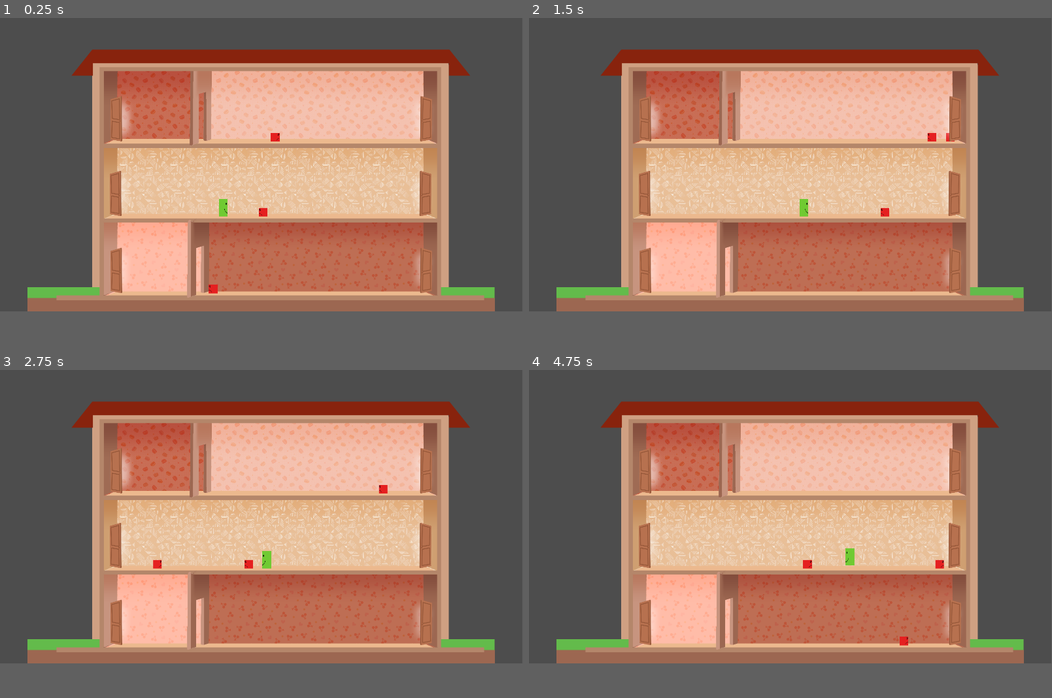
Above: before the commit, frames 1-4 (two rows, left to right).
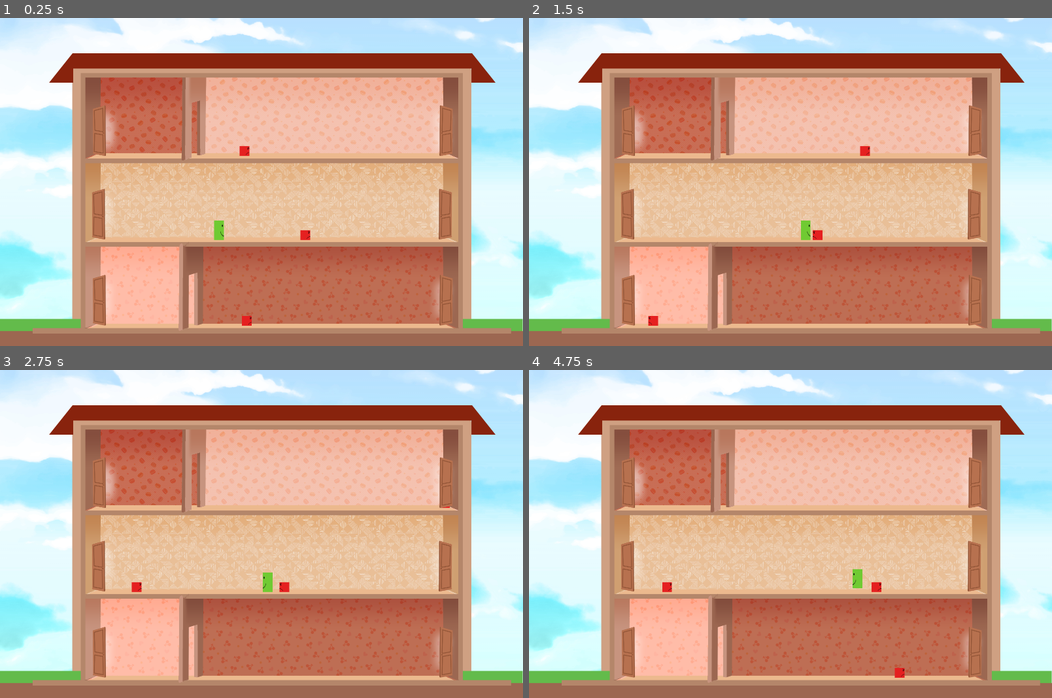
Above: after the commit, the same moments.

Repository: dustingarner/MiniJam163
Game: Godot game, scene res://Scenes/House.tscn
Two runs of this game, one before a commit and one after it. Both use one fixed random seed, a clock stepped at 60 frames per second and the inputs below. The project has no main scene, so this scene is started directly.
Inputs (mouse positions are in pixels of both pictures, inside the frame that each line leads up to):
- Up to frame 1 (0.25 s): no input
- Up to frame 2 (1.5 s): move the mouse to (753, 211) at 0.52 s; hold Right (right) from 0.53 s (still down); click (753, 211) at 0.67 s; tap Space (jump) at 0.77 s; move the mouse to (921, 136) at 1.27 s; click (921, 136) at 1.42 s
- Up to frame 3 (2.75 s): tap Space (jump) at 1.52 s; move the mouse to (282, 563) at 2.02 s; release Right (right) at 2.03 s; hold Left (left) from 2.03 s (still down); click (282, 563) at 2.17 s
- Up to frame 4 (4.75 s): move the mouse to (764, 576) at 2.77 s; release Left (left) at 2.78 s; hold Right (right) 2.78-4.28 s; click (764, 576) at 2.92 s; tap Space (jump) at 3.02, 3.77, 4.52 s; move the mouse to (947, 560) at 3.52 s; move the mouse to (633, 471) at 4.27 s; hold Left (left) from 4.28 s (still down)
In our replay, the window is 799x449 before the commit and 800x502 after it. These sizes can differ from the game's own. Grey fills any space a smaller window leaves; there, only what the larger window draws over its background counts as a difference.

The runs differ from the first frame. In frame 1, 69% of the frame differs, in the area x 0-100%, y 0-97%; in frame 2, 69%; in frame 3, 69%; in frame 4, 69%.

Commit message:
Implemented food coma

Diff:
--- a/Entities/Child.gd
+++ b/Entities/Child.gd
@@ -1,7 +1,7 @@
 extends CharacterBody2D
 class_name Child
 
-enum States {IDLE = 0, WALKING, RUNNING}
+enum States {IDLE = 0, WALKING, RUNNING, FOOD_COMA}
 
 @export var WALK_SPEED:= 500
 @export var RUN_SPEED:= 800
@@ -20,6 +20,7 @@
 var prev_state: int = 0
 var current_state: int = 0
 var move_adjustment: float
+var number_cookies:= 0
 
 func _ready():
 	collision_layer = Collision.CHILDREN
@@ -34,7 +35,7 @@
 	receive_radius.mouse_exited.connect(func(): toggle_clickable(false))
 	receive_radius.send_toggle.connect(toggle_reception)
 	turn_around_indicator.area_entered.connect(func(area): move_direction *= -1)
-	start_moving(States.WALKING)
+	start_idle()
 
 func change_state(new_state: int):
 	prev_state = current_state
@@ -56,6 +57,9 @@
 	can_click = false
 	can_receive = false
 	start_moving(States.RUNNING)
+	number_cookies += 1
+	if number_cookies > 3:
+		change_state(States.FOOD_COMA)
 
 func start_moving(new_state: int):
 	randomize()
@@ -86,6 +90,8 @@
 	receive_cookie()
 
 func _physics_process(delta):
+	if current_state == States.FOOD_COMA:
+		return
 	apply_horizontal(delta)
 	if current_state == States.IDLE:
 		wait_timer += delta
--- a/Scenes/House.tscn
+++ b/Scenes/House.tscn
@@ -1,8 +1,9 @@
-[gd_scene load_steps=15 format=3 uid="uid://bvinkmovoh8wi"]
+[gd_scene load_steps=16 format=3 uid="uid://bvinkmovoh8wi"]
 
 [ext_resource type="Script" path="res://Scenes/House.gd" id="1_10868"]
 [ext_resource type="Texture2D" uid="uid://cog1cs2rs2uyg" path="res://Assets/Exported Art Assets/House.png" id="1_etrm6"]
 [ext_resource type="Script" path="res://Scenes/Floor.gd" id="1_wccg7"]
+[ext_resource type="Texture2D" uid="uid://cwsfucvm1yxy6" path="res://Assets/Exported Art Assets/Blue Sky.jpg" id="2_0y24p"]
 [ext_resource type="PackedScene" uid="uid://du64xn58fpcg7" path="res://Entities/Grandma.tscn" id="2_p0sr7"]
 [ext_resource type="PackedScene" uid="uid://ps4cxwre5kc8" path="res://Entities/Child.tscn" id="3_3rqlv"]
 [ext_resource type="Script" path="res://Entities/Teleporter/TeleporterControl.gd" id="3_a7qii"]
@@ -28,13 +29,18 @@
 [node name="House" type="Node2D"]
 script = ExtResource("1_10868")
 
+[node name="Sky" type="Sprite2D" parent="."]
+position = Vector2(859, 540)
+scale = Vector2(0.402, 0.402)
+texture = ExtResource("2_0y24p")
+
 [node name="HouseBackground" type="Sprite2D" parent="."]
-position = Vector2(960, 540)
+position = Vector2(859, 540)
 scale = Vector2(0.401982, 0.401982)
 texture = ExtResource("1_etrm6")
 
 [node name="Floor1" type="StaticBody2D" parent="."]
-position = Vector2(0, 1034)
+position = Vector2(-101, 1034)
 collision_layer = 4
 collision_mask = 3
 script = ExtResource("1_wccg7")
@@ -44,7 +50,7 @@
 shape = SubResource("RectangleShape2D_tj4fa")
 
 [node name="Floor2" type="StaticBody2D" parent="."]
-position = Vector2(0, 749)
+position = Vector2(-101, 749)
 script = ExtResource("1_wccg7")
 
 [node name="CollisionShape2D" type="CollisionShape2D" parent="Floor2"]
@@ -52,7 +58,7 @@
 shape = SubResource("RectangleShape2D_tj4fa")
 
 [node name="Floor3" type="StaticBody2D" parent="."]
-position = Vector2(0, 464)
+position = Vector2(-101, 464)
 script = ExtResource("1_wccg7")
 
 [node name="CollisionShape2D" type="CollisionShape2D" parent="Floor3"]
@@ -60,7 +66,7 @@
 shape = SubResource("RectangleShape2D_tj4fa")
 
 [node name="Wall1" type="StaticBody2D" parent="."]
-position = Vector2(366, 638)
+position = Vector2(265, 638)
 rotation = 1.5708
 collision_layer = 4
 collision_mask = 3
@@ -71,7 +77,7 @@
 shape = SubResource("RectangleShape2D_tj4fa")
 
 [node name="Wall2" type="StaticBody2D" parent="."]
-position = Vector2(1633, 670)
+position = Vector2(1532, 670)
 rotation = 1.5708
 collision_layer = 4
 collision_mask = 3
@@ -82,7 +88,7 @@
 shape = SubResource("RectangleShape2D_02c4x")
 
 [node name="Wall3" type="StaticBody2D" parent="."]
-position = Vector2(1648, 669)
+position = Vector2(1547, 669)
 rotation = 1.5708
 collision_layer = 4
 collision_mask = 3
@@ -93,7 +99,7 @@
 shape = SubResource("RectangleShape2D_18680")
 
 [node name="TurnAround" type="Area2D" parent="."]
-position = Vector2(401, 387)
+position = Vector2(300, 387)
 script = ExtResource("4_wh21w")
 
 [node name="CollisionShape2D" type="CollisionShape2D" parent="TurnAround"]
@@ -101,7 +107,7 @@
 shape = SubResource("RectangleShape2D_s33pp")
 
 [node name="TurnAround2" type="Area2D" parent="."]
-position = Vector2(1583, 939)
+position = Vector2(1482, 939)
 script = ExtResource("4_wh21w")
 
 [node name="CollisionShape2D" type="CollisionShape2D" parent="TurnAround2"]
@@ -109,20 +115,20 @@
 shape = SubResource("RectangleShape2D_s33pp")
 
 [node name="Grandma" parent="." instance=ExtResource("2_p0sr7")]
-position = Vector2(820, 731)
+position = Vector2(719, 731)
 GRAVITY = 400.0
 
 [node name="Child" parent="." instance=ExtResource("3_3rqlv")]
-position = Vector2(1104, 731)
+position = Vector2(1003, 731)
 
 [node name="Child2" parent="." instance=ExtResource("3_3rqlv")]
-position = Vector2(904, 454)
+position = Vector2(803, 454)
 
 [node name="Child3" parent="." instance=ExtResource("3_3rqlv")]
-position = Vector2(912, 1013)
+position = Vector2(811, 1013)
 
 [node name="TeleporterControl2_3" type="Node2D" parent="."]
-position = Vector2(393, 201)
+position = Vector2(292, 201)
 scale = Vector2(0.3, 0.3)
 script = ExtResource("3_a7qii")
 
@@ -149,7 +155,7 @@
 position = Vector2(226.667, 190)
 
 [node name="TeleporterControl1_2" type="Node2D" parent="."]
-position = Vector2(393, 489)
+position = Vector2(292, 489)
 scale = Vector2(0.3, 0.3)
 script = ExtResource("3_a7qii")
 
@@ -176,6 +182,6 @@
 position = Vector2(226.667, 190)
 
 [node name="HouseForeground" type="Sprite2D" parent="."]
-position = Vector2(960, 540)
+position = Vector2(859, 540)
 scale = Vector2(0.402, 0.402)
 texture = ExtResource("8_oys0j")
--- a/project.godot
+++ b/project.godot
@@ -16,8 +16,9 @@
 
 [display]
 
-window/size/viewport_width=1920
+window/size/viewport_width=1718
 window/size/viewport_height=1080
+window/stretch/mode="viewport"
 
 [input]
 
Not shown, added: Assets/Exported Art Assets/Blue Sky.jpg.import
